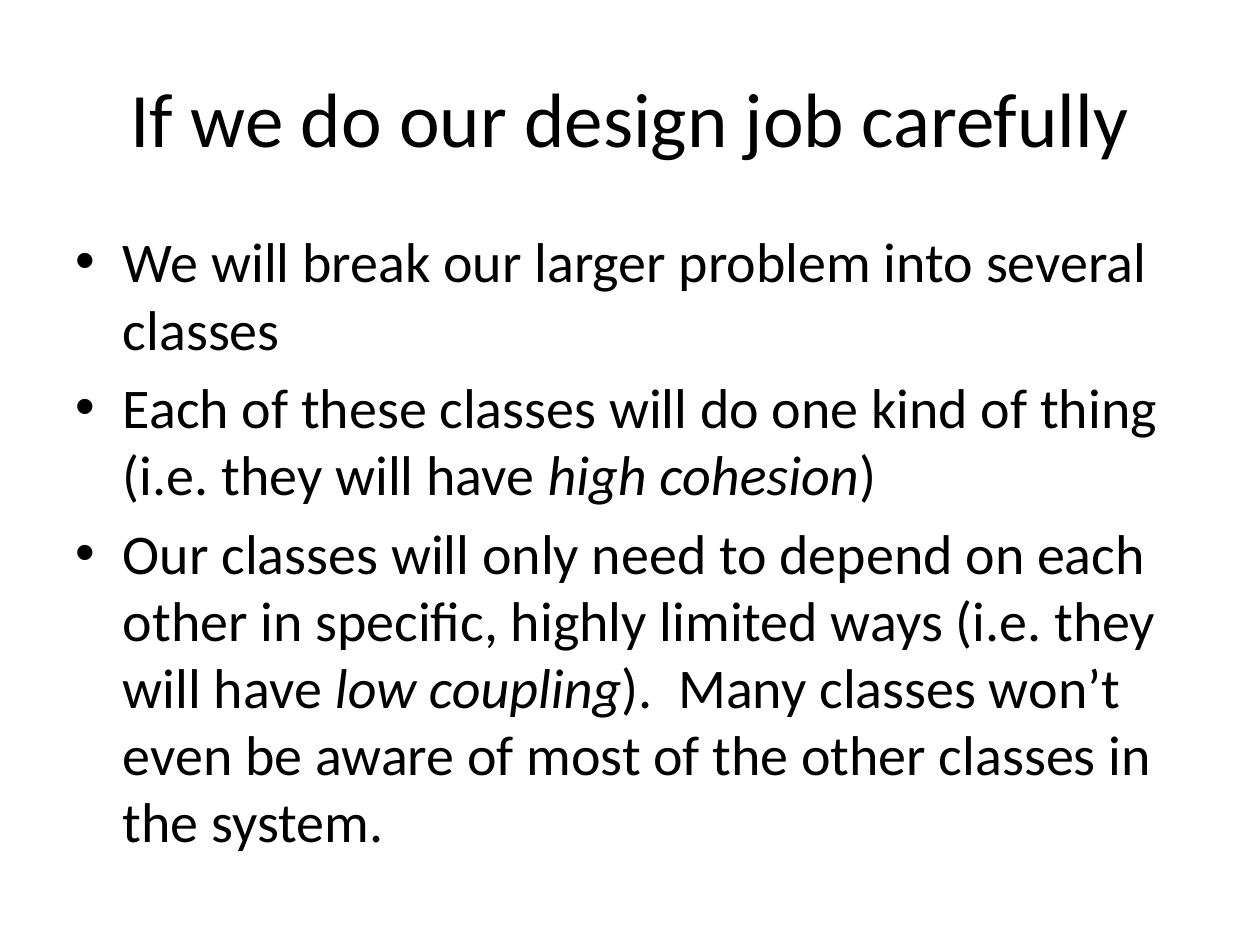
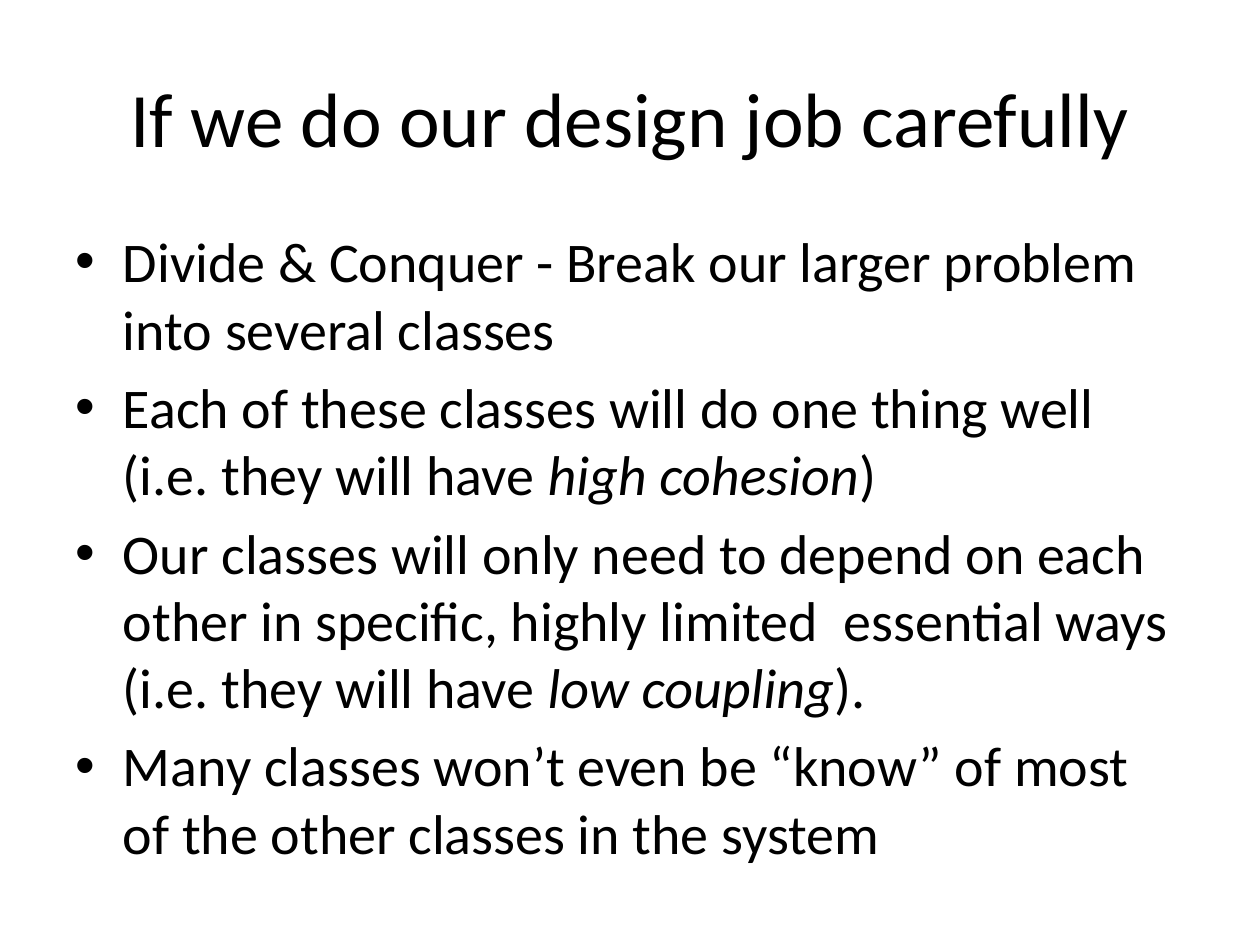
Before and after one commit to RHIT-CSSE/csse220, a slide deck: slide 47 of ClassMaterials/CohesionAndCoupling/Slides/Cohesion_And_Coupling.pptx (slide 40 before the commit). Drawn at 1260x945 pixels with LibreOffice and Linux fonts; fonts in the diff are those of the drawing. Boxes give left, top, right and bottom in pixels: in the first picture for what was removed or moved away, otherwise in the second. Text is boxed around its words. In the diff, an @@ line names an element or a change of style, - is before the commit and + after.

```diff
--- a/ClassMaterials/CohesionAndCoupling/Slides/Cohesion_And_Coupling.pptx
+++ b/ClassMaterials/CohesionAndCoupling/Slides/Cohesion_And_Coupling.pptx
@@ text at [123,243,1168,863]: text changed @@
-• We will break our larger problem into several classes
-• Each of these classes will do one kind of thing (i.e. they will have high cohesion)
-• Our classes will only need to depend on each other in specific, highly limited ways (i.e. they will have low coupling). Many classes won’t even be aware of most of the other classes in the system.
+• Divide & Conquer - Break our larger problem into several classes
+• Each of these classes will do one thing well (i.e. they will have high cohesion)
+• Our classes will only need to depend on each other in specific, highly limited essential ways (i.e. they will have low coupling).
+• Many classes won’t even be “know” of most of the other classes in the system
```
Also in this commit, not shown: 28 other slides changed, 9 slides added.
